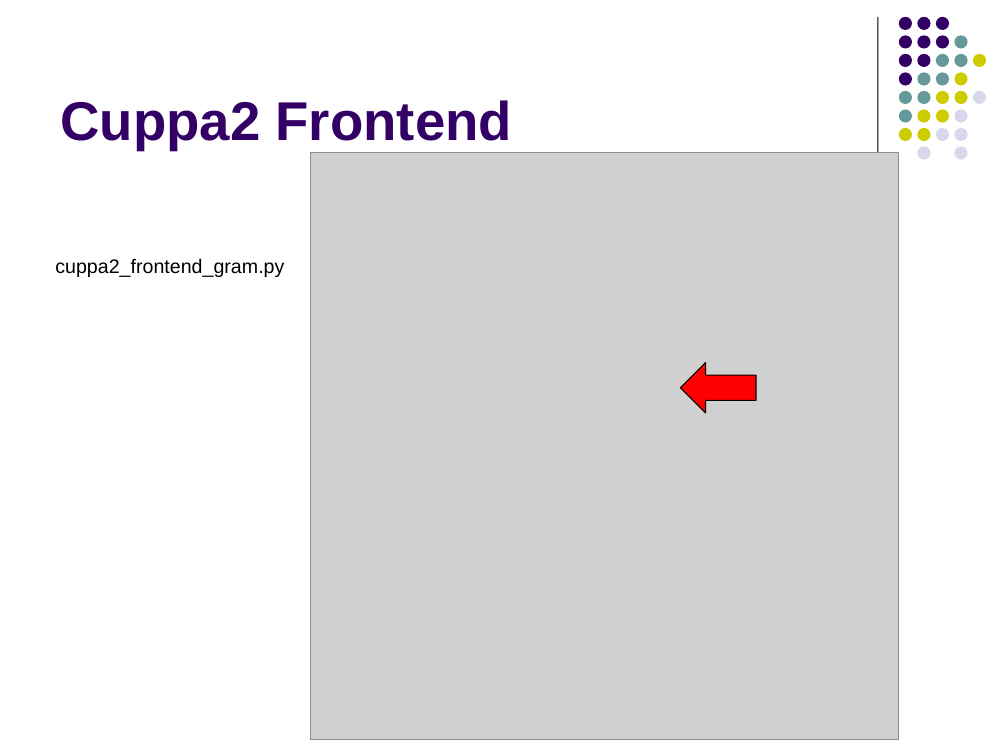
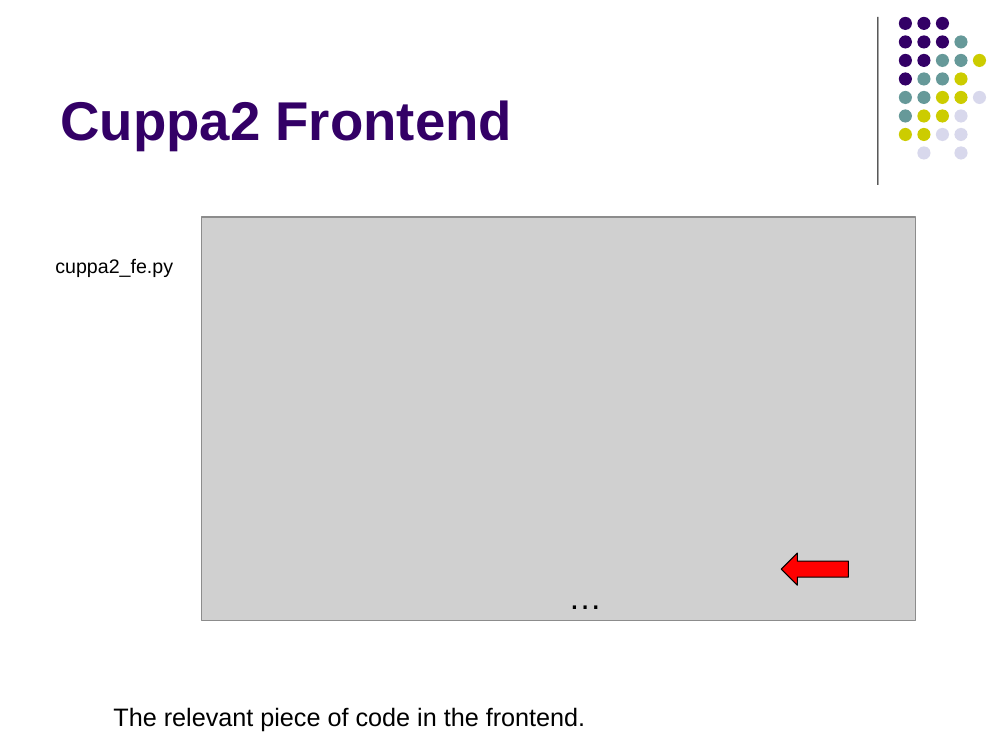
Before and after one commit to lutzhamel/CSC402, a slide deck: slide 4 of notes/csc402-ln010.pptx. Drawn at 1008x756 pixels with LibreOffice and Linux fonts; fonts in the diff are those of the drawing; grey boxes stand for pictures. Boxes give left, top, right and bottom in pixels: in the first picture for what was removed or moved away, otherwise in the second. Text is boxed around its words. In the diff, an @@ line names an element or a change of style, - is before the commit and + after.

```diff
--- a/notes/csc402-ln010.pptx
+++ b/notes/csc402-ln010.pptx
@@ picture: place and size @@
-picture at bbox=[310, 152, 898, 739]
+picture at bbox=[202, 217, 915, 620]
@@ text at bbox=[55, 259, 173, 277]: text changed @@
-cuppa2_frontend_gram.py
+cuppa2_fe.py
@@ left arrow: place and size @@
-left arrow at bbox=[680, 363, 756, 413]
+left arrow at bbox=[781, 553, 849, 586]
@@ text added at bbox=[558, 571, 613, 621], 24 pt, text #000000 @@
+…
@@ text added at bbox=[113, 707, 585, 731], 18 pt, text #000000 @@
+The relevant piece of code in the frontend.
```
Also in this commit, not shown: 5 other slides changed, 4 other files.
